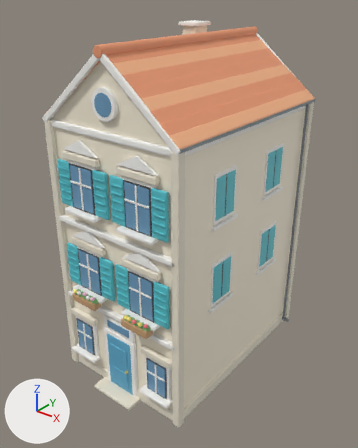
An edit to the FBX model unity/Assets/Resources/Bayview/terrace_g.fbx, drawn before and after from the same camera.
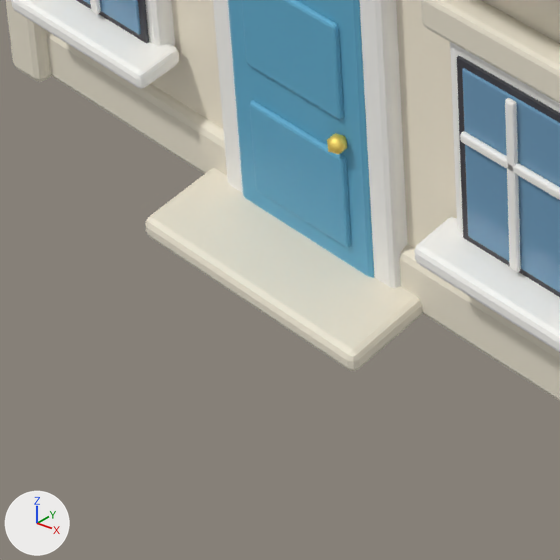
Old and new are each drawn whole from a camera (50 mm lens) standing at (10.84, -14.12, 14.25) and looking at (-0.14, -0.4, 5.74) and again close up on the part from 20% to 46% of the width and 78% to 99% of the height. The axes (+X, +Y, +Z) are drawn at lower left. The lights are the same throughout. The first two pictures are the older version. Objects named as collision shapes, trigger or cutter boxes, shadow casters or lower levels of detail are left out. Where no turn or scale is listed for an object, it has been applied to the vertices.

The older version as bpy lines, for what is in view:
```python
me_cube = bpy.data.meshes.new('Cube')
me_cube.from_pydata(...)  # 10604 vertices, 10276 faces; spans x -3.09..3.09, y -4.7..4.7, z -5.14..7.83
me_cube.materials.append(mat_tint_wall)  # pale yellow #fcf2dd
me_cube.materials.append(mat_stone)  # pale yellow #efe7d4
me_cube.materials.append(mat_whitetrim)  # white #fcfaf6
me_cube.materials.append(mat_rooftilelight)  # beige #f9b88b
me_cube.materials.append(mat_rooftile)  # orange #ef9e76
me_cube.materials.append(mat_metal)  # grey #959ba2
me_cube.materials.append(mat_glass)  # blue #6f9ebf
me_cube.materials.append(mat_tint_door)  # blue #61adce
me_cube.materials.append(mat_gold)  # yellow #fddf6f
me_cube.materials.append(mat_black)  # dark grey #3f3f45
me_cube.materials.append(mat_tint_shutter)  # cyan #59c4ce
me_cube.materials.append(mat_wood)  # brown #c59e73
me_cube.materials.append(mat_leaf)  # green #84b873
me_cube.materials.append(mat_floweryellow)  # yellow #ffec81
me_cube.materials.append(mat_flowerwhite)  # white #fffffc
me_cube.materials.append(mat_flowerpink)  # pink #ffc5df
me_cube.materials.append(mat_flowerred)  # red #f97c86
ob_visual = bpy.data.objects.new('Visual', me_cube)
ob_visual.location = (0.0, 0.0, 5.1)
```
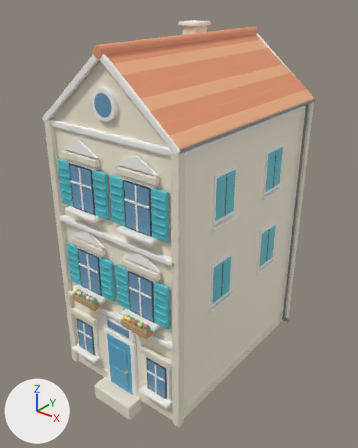
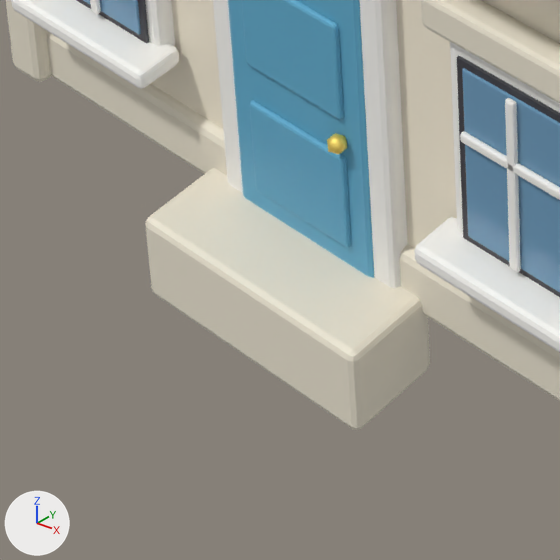
Where the change shows, as pixel boxes [x1, y1, x2, y2] in the close-ups (560 x 560 px; the box of a moved part takes in the faces that stretch with it):
'Visual', reshaped
    before: [6, 0, 560, 401]
    after: [6, 0, 560, 430]
part 1 of me_cube, moved or reshaped
    before: [145, 224, 423, 371]
    after: [145, 224, 430, 430]

The edits, one by one:
me_cube is used by ob_visual; location (0.0, 0.0, 5.1).
me_cube had 10604 vertices, 10276 faces and spanned x -3.09..3.09, y -4.7..4.7, z -5.14..7.83.
me_cube now has 10548 vertices, 10222 faces and spans x -3.09..3.09, y -4.7..4.4, z -5.6..7.83.
Part 1, on me_cube:
28 vertices in x -0.95..0.95, y -4.7..-4.0, z -5.1..-5.05 move by (0.0, 0.0, -0.5).
Other edits to the shape of me_cube do not show in these pictures.
